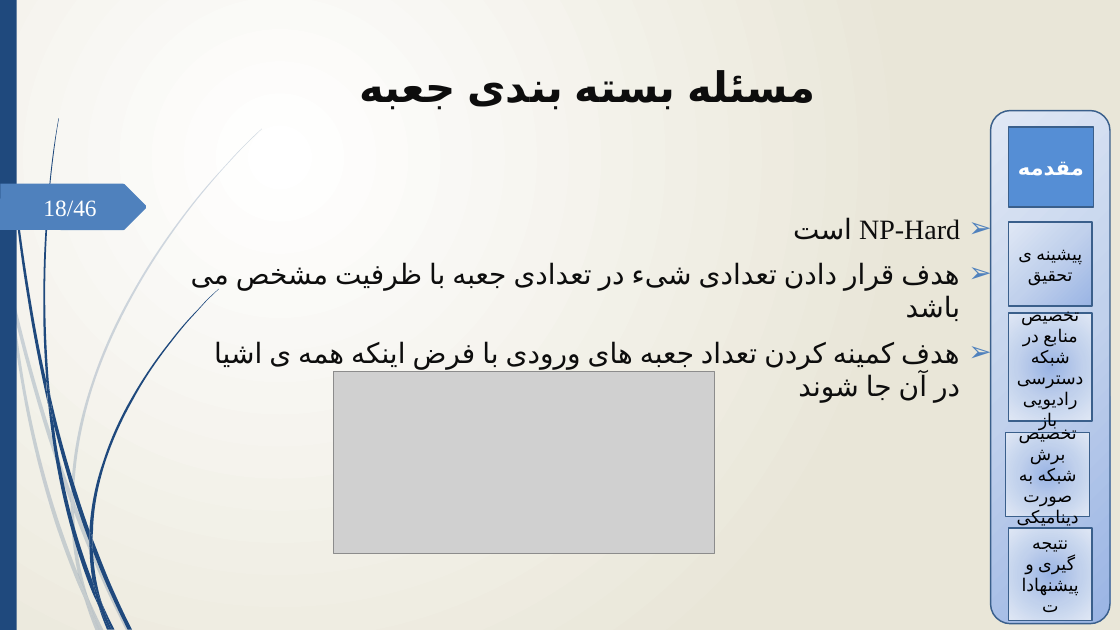
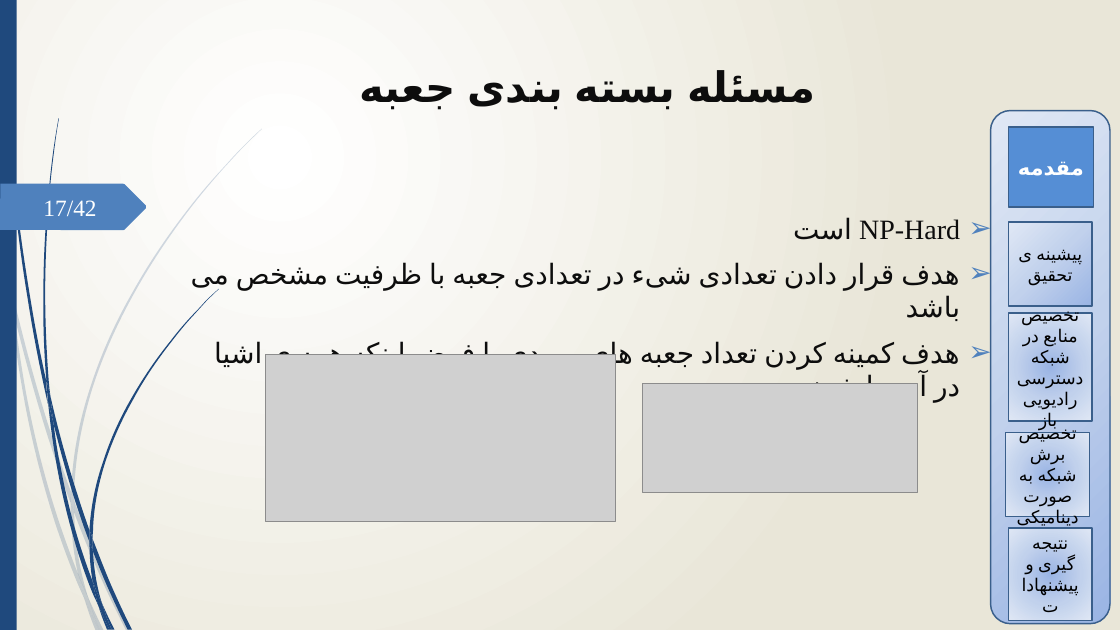
Before and after one commit to mkm1992/phd-project, a slide deck: slide 17 of Latex/tex1/proposal.pptx (slide 18 before the commit). Drawn at 1120x630 pixels with LibreOffice and Linux fonts; fonts in the diff are those of the drawing; grey boxes stand for pictures; background and template pictures are left out. Boxes give left, top, right and bottom in pixels: in the first picture for what was removed or moved away, otherwise in the second. Text is boxed around its words. In the diff, an @@ line names an element or a change of style, - is before the commit and + after.

```diff
--- a/Latex/tex1/proposal.pptx
+++ b/Latex/tex1/proposal.pptx
@@ page number at [43, 200, 96, 216]: text changed @@
-18/46
+17/42
@@ picture added at [266, 355, 616, 522] @@
@@ picture removed at [334, 371, 714, 554] @@
@@ picture added at [643, 384, 918, 493] @@
```
Also in this commit, not shown: 1 other slide changed, 4 slides removed, 7 other files.
